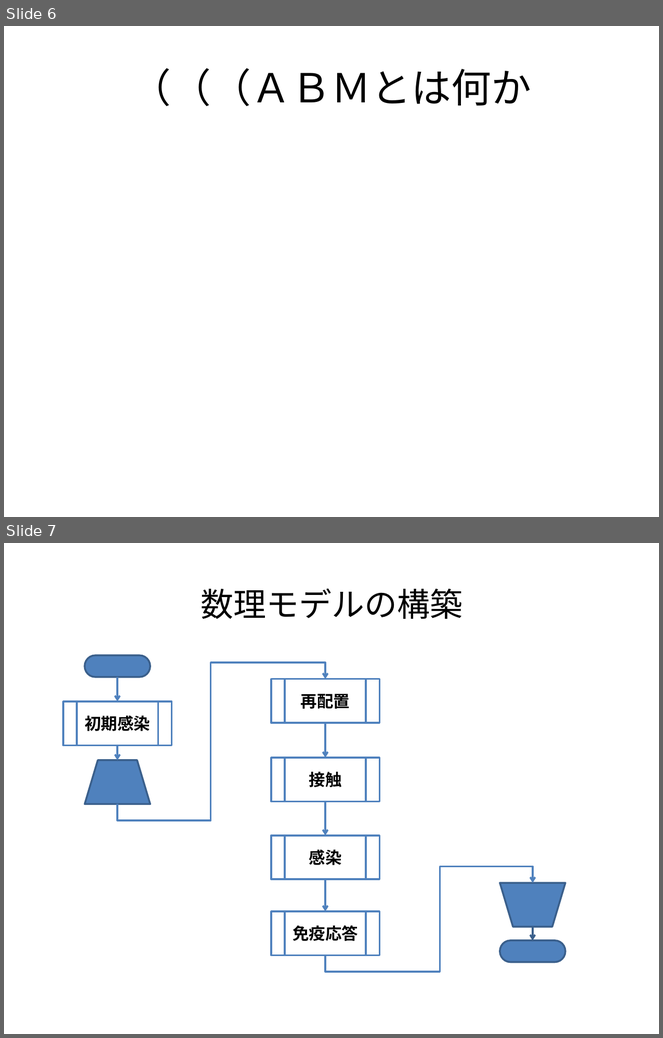
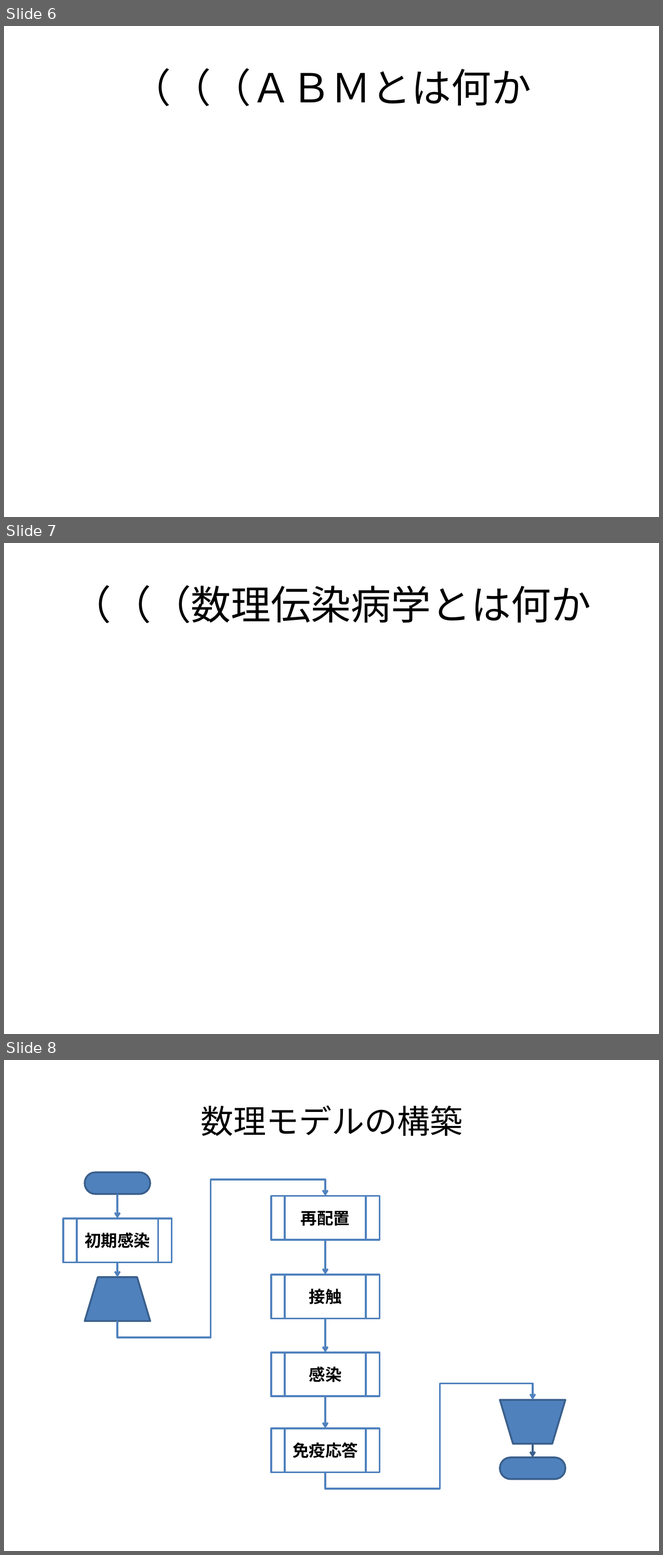
Before and after one commit to nkud/Research-BB, a slide deck: ppt/卒業研究.pptx. Shown one above the other, each under a label of ours: slides 6 and 7 before the commit, slides 6, 7 and 8 after it. The pictures are 663x1038 and 663x1555 pixels, drawn with LibreOffice and Linux fonts; fonts in the diff are those of the drawing. Boxes give left, top, right and bottom in pixels: in the first picture for what was removed or moved away, otherwise in the second. Text is boxed around its words. In the diff, an @@ line names an element or a change of style, - is before the commit and + after.

```diff
--- a/ppt/卒業研究.pptx
+++ b/ppt/卒業研究.pptx
@@ slide 7 added at (4, 543, 659, 1034), background #FFFFFF @@
@@ title added at (71, 585, 592, 623), 44 pt, text #000000 @@
+（（（数理伝染病学とは何か
@@ what was slide 7 is now slide 8 @@
```
Also in this commit, not shown: 3 slides changed, 1 other slide added.
